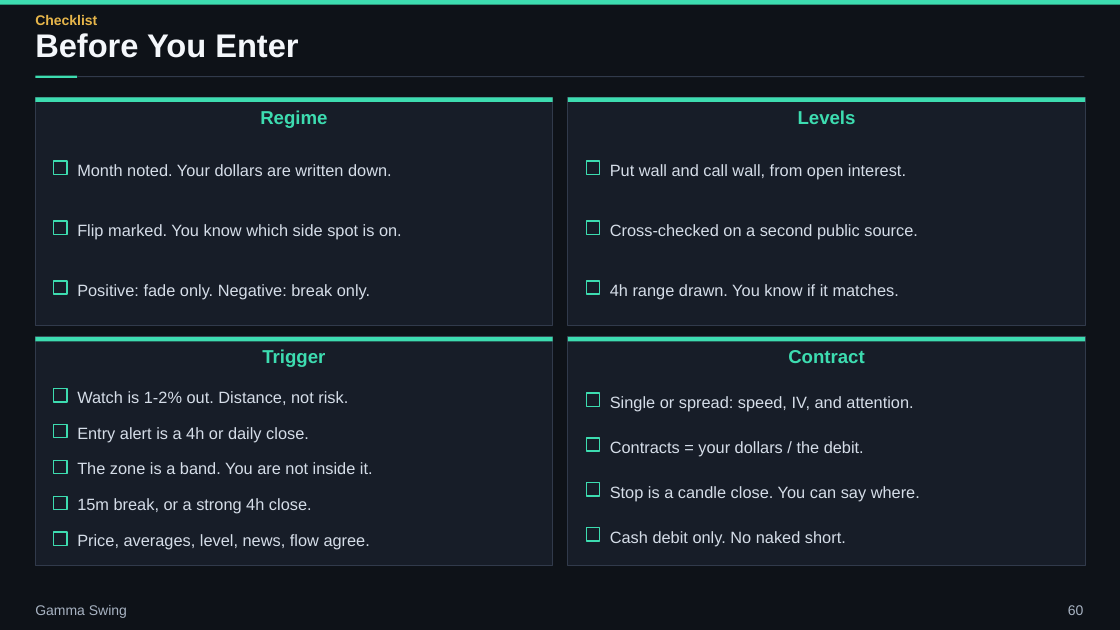
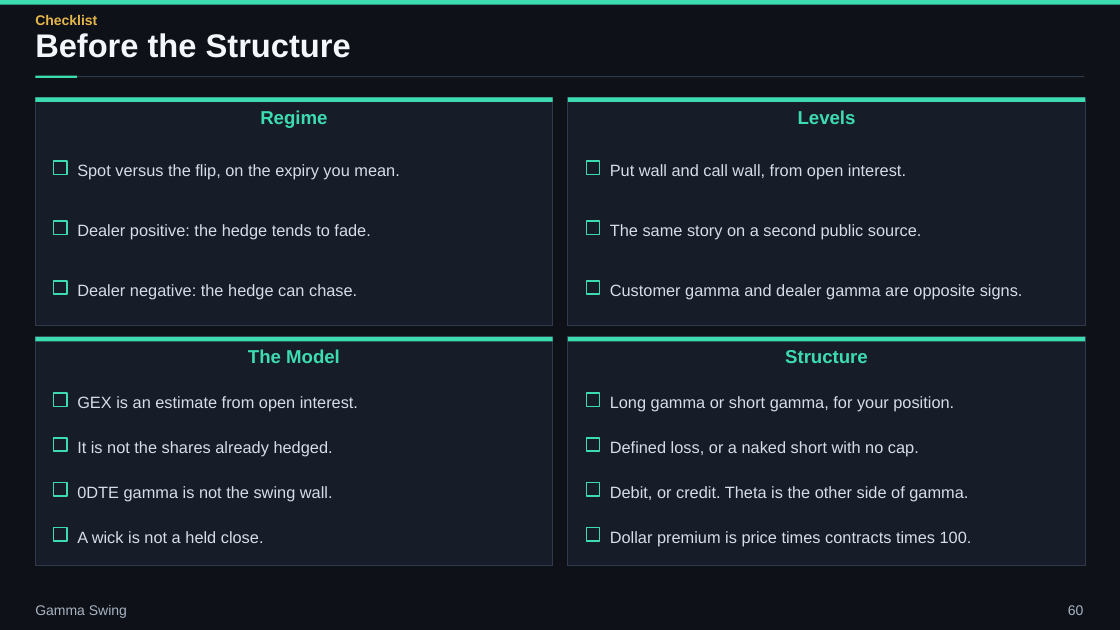
Before and after one commit to ArazMedia/Planner-Brain, a slide deck: slide 60 of decks/gamma-swing/gamma_swing.pptx. Drawn at 1120x630 pixels with LibreOffice and Linux fonts; fonts in the diff are those of the drawing. Boxes give left, top, right and bottom in pixels: in the first picture for what was removed or moved away, otherwise in the second. Text is boxed around its words. In the diff, an @@ line names an element or a change of style, - is before the commit and + after.

```diff
--- a/decks/gamma-swing/gamma_swing.pptx
+++ b/decks/gamma-swing/gamma_swing.pptx
@@ text at (35,33,351,58): text changed @@
-Before You Enter
+Before the Structure
@@ text at (77,164,399,180): text changed @@
-Month noted. Your dollars are written down.
+Spot versus the flip, on the expiry you mean.
@@ text at (77,224,370,240): text changed @@
-Flip marked. You know which side spot is on.
+Dealer positive: the hedge tends to fade.
@@ text at (610,224,922,240): text changed @@
-Cross-checked on a second public source.
+The same story on a second public source.
@@ text at (77,284,357,299): text changed @@
-Positive: fade only. Negative: break only.
+Dealer negative: the hedge can chase.
@@ text at (610,284,1023,299): text changed @@
-4h range drawn. You know if it matches.
+Customer gamma and dealer gamma are opposite signs.
@@ text at (248,349,340,363): text changed @@
-Trigger
+The Model
@@ text added at (785,350,868,363), 16 pt, text #3DDCB0, bold @@
+Structure
@@ rectangle: place and size @@
-rectangle at (54,388,67,402)
+rectangle at (54,393,67,407)
@@ text at (77,396,358,412): text changed @@
-Watch is 1-2% out. Distance, not risk.
+GEX is an estimate from open interest.
@@ text at (610,396,954,412): text changed; size 16 to 14 pt; text colour #3DDCB0 to #D5DDE8; bold off @@
-Contract
+Long gamma or short gamma, for your position.
@@ rectangle: place and size @@
-rectangle at (54,424,67,438)
+rectangle at (54,438,67,451)
@@ text at (77,441,333,456): text changed @@
-Entry alert is a 4h or daily close.
+It is not the shares already hedged.
@@ text at (610,441,919,456): text changed @@
-Single or spread: speed, IV, and attention.
+Defined loss, or a naked short with no cap.
@@ rectangle: place and size @@
-rectangle at (54,460,67,474)
+rectangle at (54,483,67,497)
@@ text at (77,486,333,501): text changed @@
-The zone is a band. You are not inside it.
+0DTE gamma is not the swing wall.
@@ text at (610,486,968,501): text changed @@
-Contracts = your dollars / the debit.
+Debit, or credit. Theta is the other side of gamma.
@@ rectangle: place and size @@
-rectangle at (54,497,67,510)
+rectangle at (54,528,67,541)
@@ rectangle removed at (54,533,67,546) @@
@@ text at (77,531,264,543): text changed @@
-15m break, or a strong 4h close.
+A wick is not a held close.
@@ text removed at (77,534,370,550) @@
-Price, averages, level, news, flow agree.
@@ text at (610,531,972,546): text changed @@
-Stop is a candle close. You can say where.
+Dollar premium is price times contracts times 100.
@@ text removed at (610,531,846,546) @@
-Cash debit only. No naked short.
```
Also in this commit, not shown: 33 other slides changed, 12 slides added, 12 slides removed, 47 other files.
